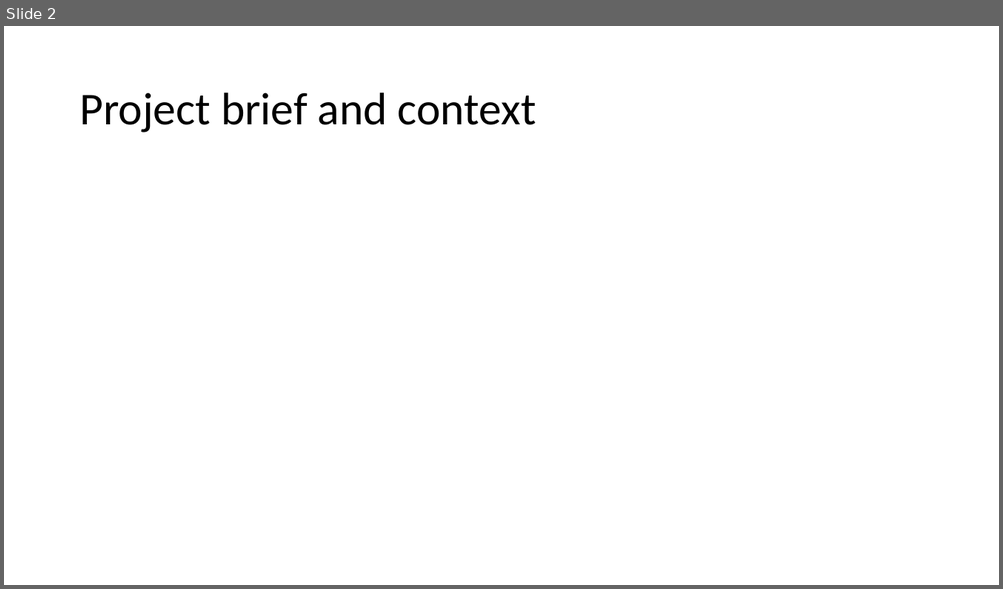
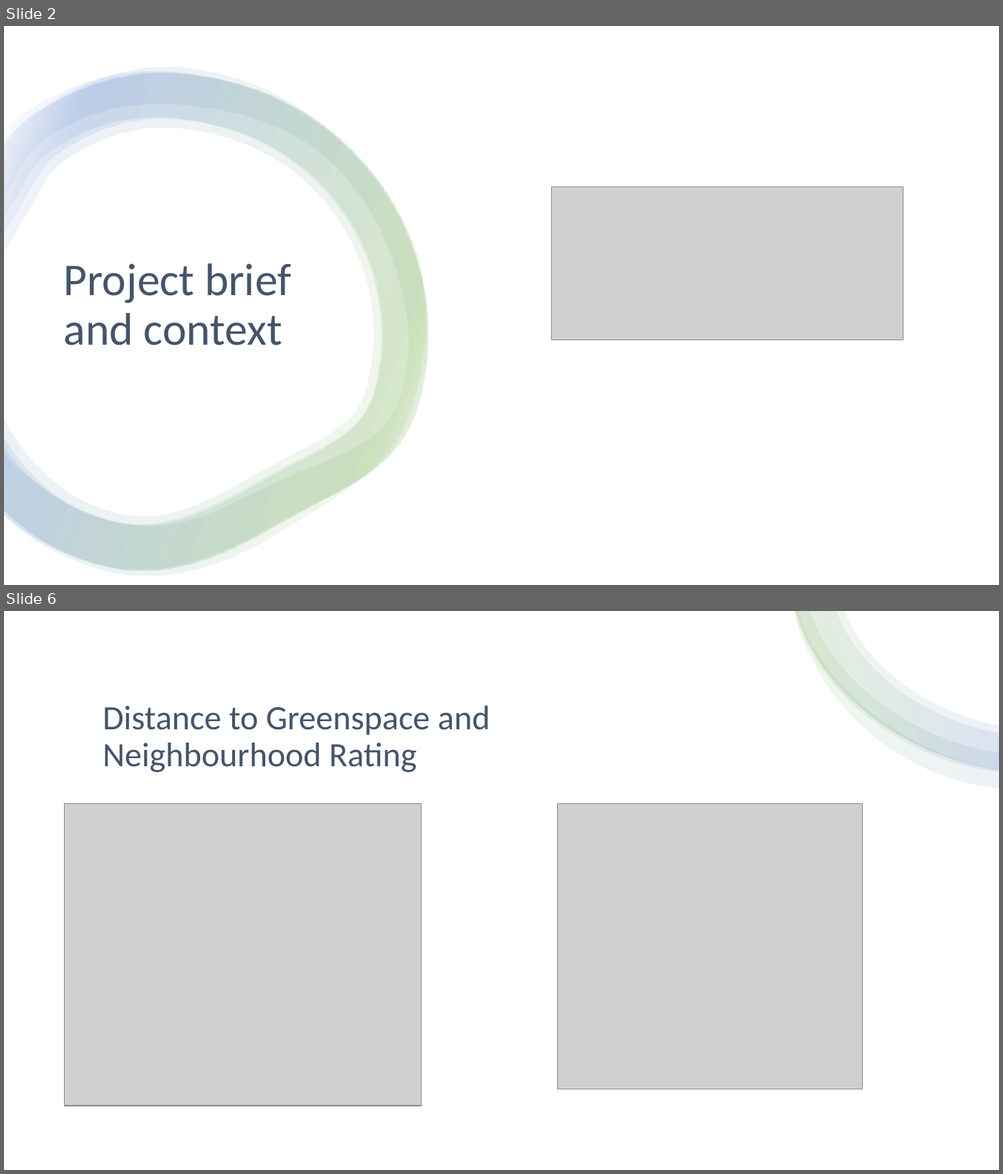
Before and after one commit to Stallibrass/SHS_final_project, a slide deck: documentation/final_presentation.pptx. Shown one above the other, each under a label of ours: slide 2 before the commit, slides 2 and 6 after it; the slides between them are not shown. The pictures are 1003x589 and 1003x1174 pixels, drawn with LibreOffice and Linux fonts; fonts in the diff are those of the drawing; grey boxes stand for pictures. Boxes give left, top, right and bottom in pixels: in the first picture for what was removed or moved away, otherwise in the second. Text is boxed around its words. In the diff, an @@ line names an element or a change of style, - is before the commit and + after.

```diff
--- a/documentation/final_presentation.pptx
+++ b/documentation/final_presentation.pptx
@@ slide 6 added at [4, 611, 999, 1170], background #FFFFFF @@
@@ group added at [794, 611, 999, 788]: 4 freeform shapes @@
@@ title added at [102, 706, 490, 772], 33 pt, text #44546A @@
+Distance to Greenspace and Neighbourhood Rating
@@ picture added at [65, 804, 421, 1106] @@
@@ picture added at [558, 804, 862, 1089] @@
@@ slide 2 changed as well @@
@@ rectangle added at [4, 26, 999, 585], fill #FFFFFF @@
@@ group added at [4, 67, 429, 577]: 4 freeform shapes @@
@@ title "Project brief and context": place and size @@
-title "Project brief and context" at [79, 93, 536, 133]
+title "Project brief and context" at [64, 264, 291, 346]
@@ title "Project brief and context" at [64, 264, 291, 346]: text colour #000000 to #44546A @@
@@ picture added at [552, 187, 903, 340] @@
```
Also in this commit, not shown: 3 other slides changed, 15 other slides added, 6 slides removed, 10 other files.
